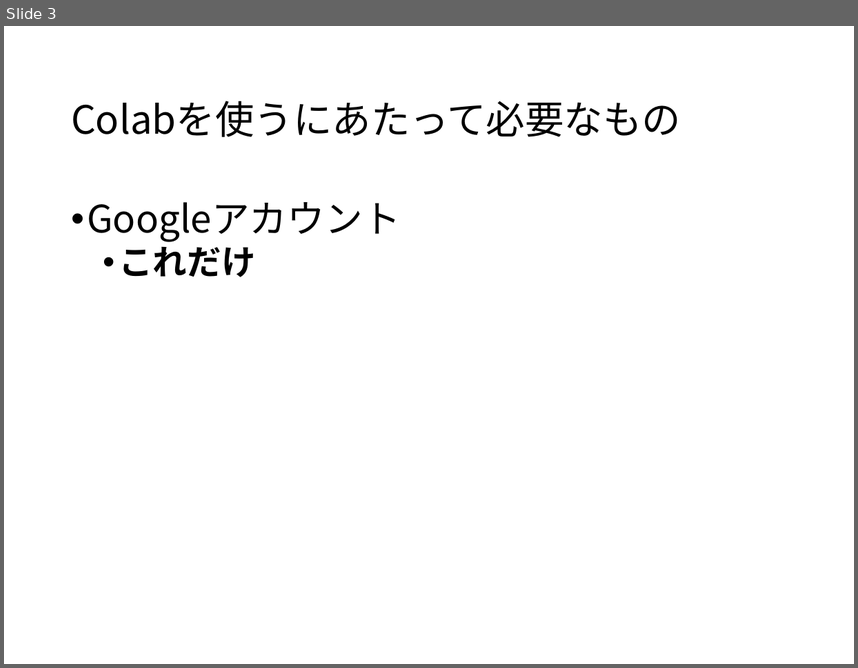
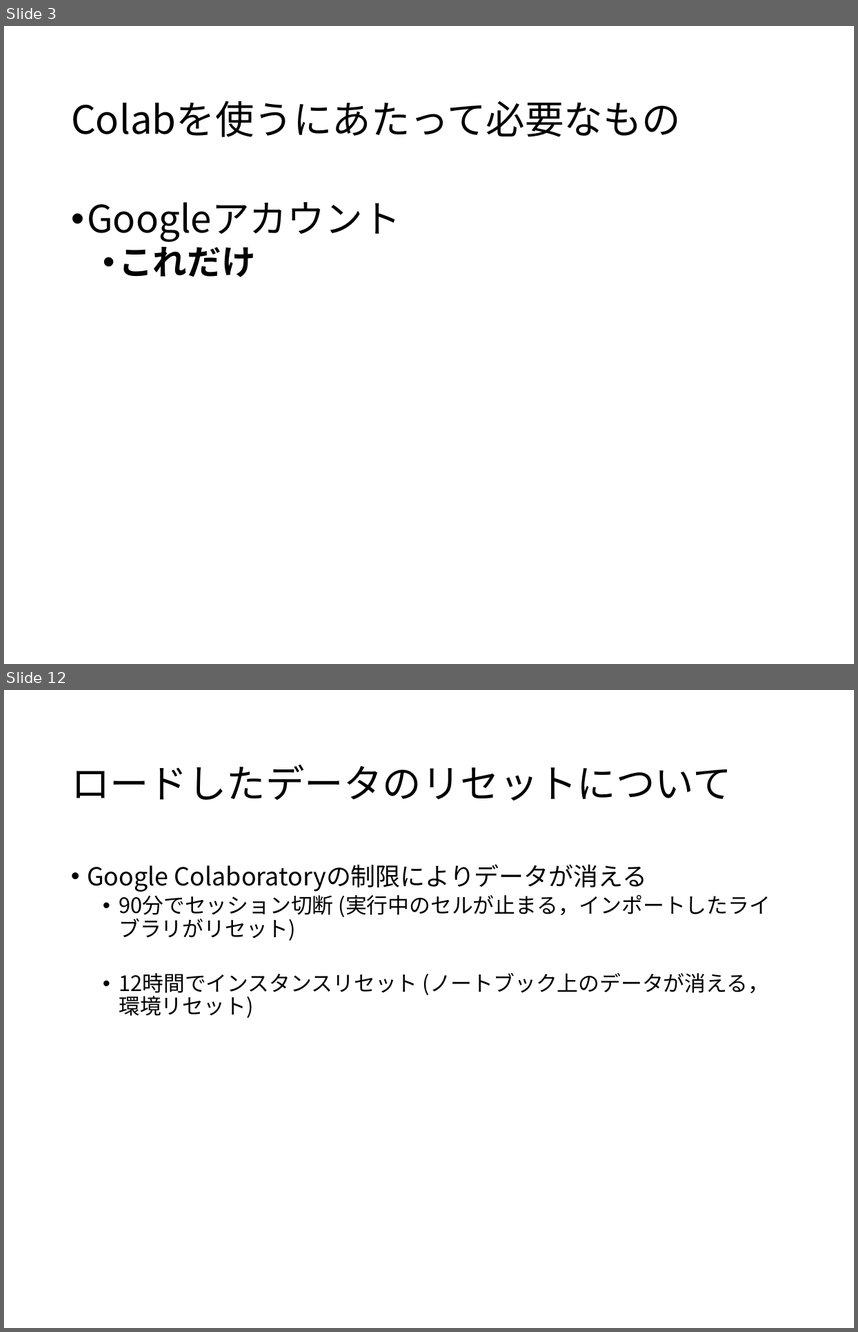
Before and after one commit to iplab-ubiquitous/DeepLearningLearning2019, a slide deck: GoogleColab_Setup.pptx. Shown one above the other, each under a label of ours: slide 3 before the commit, slides 3 and 12 after it; the slides between them are not shown. The pictures are 858x668 and 858x1332 pixels, drawn with LibreOffice and Linux fonts; fonts in the diff are those of the drawing. Boxes give left, top, right and bottom in pixels: in the first picture for what was removed or moved away, otherwise in the second. Text is boxed around its words. In the diff, an @@ line names an element or a change of style, - is before the commit and + after.

```diff
--- a/GoogleColab_Setup.pptx
+++ b/GoogleColab_Setup.pptx
@@ slide 12 added at (4,690,854,1328), background #FFFFFF @@
@@ title added at (71,765,732,800), 33 pt, text #000000 @@
+ロードしたデータのリセットについて
@@ text added at (87,864,771,1018), 18 pt, text #000000 @@
+• Google Colaboratoryの制限によりデータが消える
+  • 90分でセッション切断 (実行中のセルが止まる，インポートしたライブラリがリセット)
+  • 12時間でインスタンスリセット (ノートブック上のデータが消える，環境リセット)
```
Also in this commit, not shown: 1 slide changed, 8 other slides added, 1 slide removed, 12 other files.
